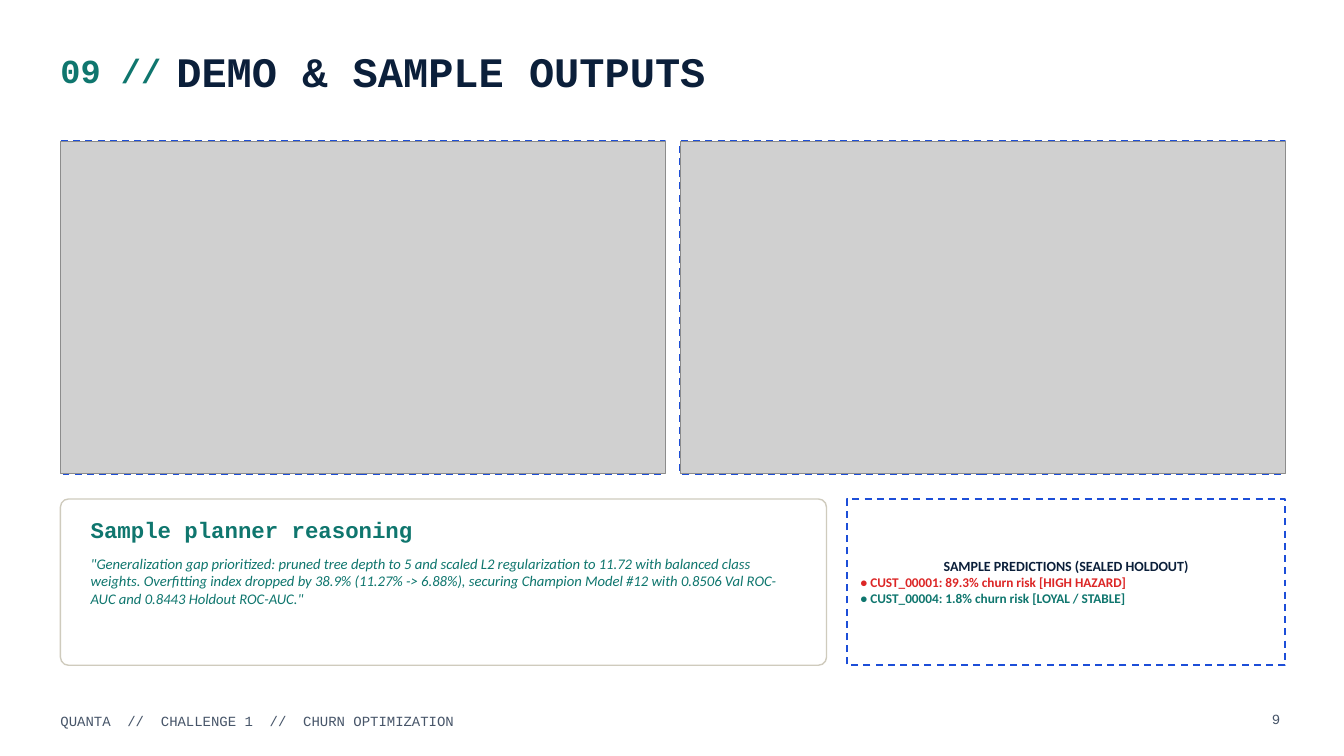
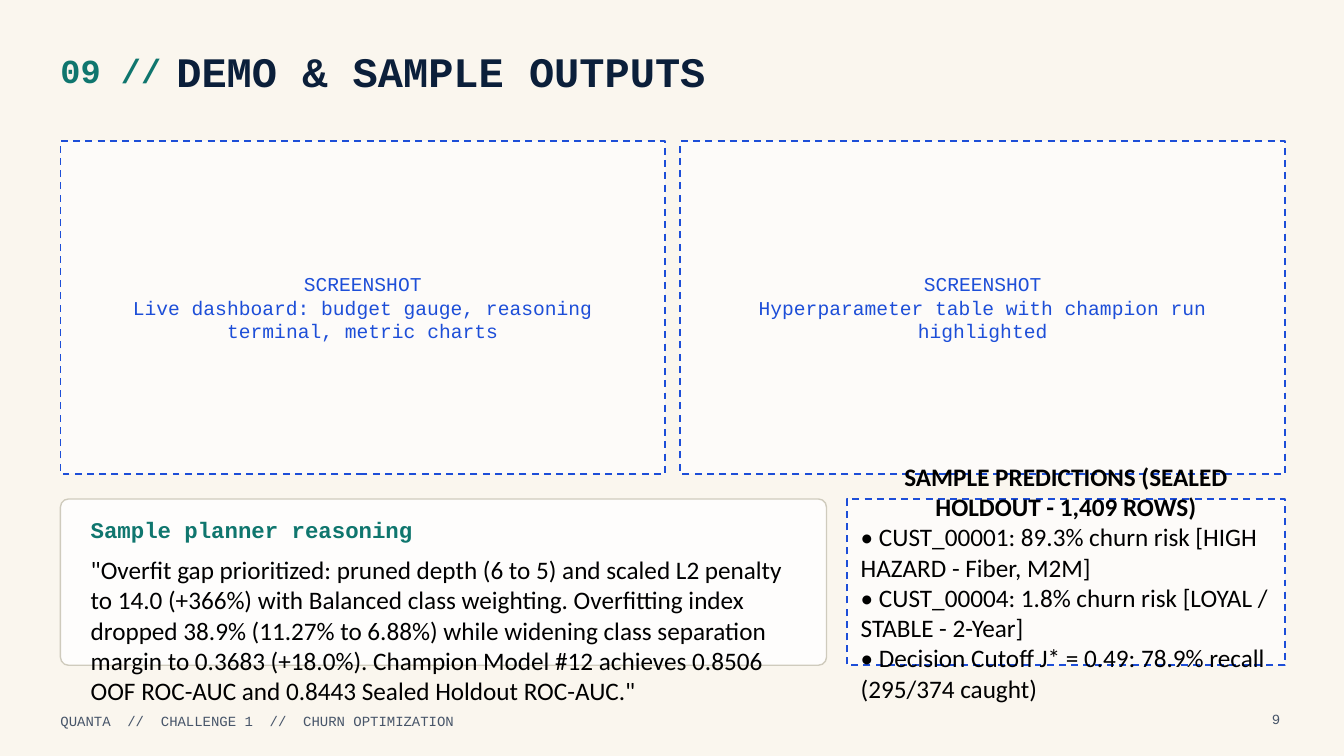
Before and after one commit to uday0214/IOTAxEngimaHackathon, a slide deck: slide 9 of ppt/QUANTA_PPT.pptx. Drawn at 1344x756 pixels with LibreOffice and Linux fonts; fonts in the diff are those of the drawing; grey boxes stand for pictures; background and template pictures are left out. Boxes give left, top, right and bottom in pixels: in the first picture for what was removed or moved away, otherwise in the second. Text is boxed around its words. In the diff, an @@ line names an element or a change of style, - is before the commit and + after.

Commit message:
style(ppt): restore exact template design with cream background across all slides

```diff
--- a/ppt/QUANTA_PPT.pptx
+++ b/ppt/QUANTA_PPT.pptx
@@ background picture (left out) to #FAF6EE @@
@@ picture removed at bbox=[60, 141, 665, 474] @@
@@ picture removed at bbox=[681, 141, 1286, 474] @@
@@ text added at bbox=[133, 278, 592, 342], 14 pt, text #1D4ED8 @@
+SCREENSHOT
+Live dashboard: budget gauge, reasoning terminal, metric charts
@@ text added at bbox=[759, 278, 1206, 342], 14 pt, text #1D4ED8 @@
+SCREENSHOT
+Hyperparameter table with champion run highlighted
@@ text at bbox=[861, 467, 1264, 703]: text changed; size 9.5 to 18 pt; text colour #0F766E to #000000; bold off @@
-SAMPLE PREDICTIONS (SEALED HOLDOUT)
-• CUST_00001: 89.3% churn risk [HIGH HAZARD]
-• CUST_00004: 1.8% churn risk [LOYAL / STABLE]
+SAMPLE PREDICTIONS (SEALED HOLDOUT - 1,409 ROWS)
+• CUST_00001: 89.3% churn risk [HIGH HAZARD - Fiber, M2M]
+• CUST_00004: 1.8% churn risk [LOYAL / STABLE - 2-Year]
+• Decision Cutoff J* = 0.49: 78.9% recall (295/374 caught)
@@ text at bbox=[91, 561, 782, 701]: text changed; size 10.5 to 18 pt; text colour #0F766E to #000000; italic off @@
-"Generalization gap prioritized: pruned tree depth to 5 and scaled L2 regularization to 11.72 with balanced class weights. Overfitting index dropped by 38.9% (11.27% -> 6.88%), securing Champion Model #12 with 0.8506 Val ROC-AUC and 0.8443 Holdout ROC-AUC."
+"Overfit gap prioritized: pruned depth (6 to 5) and scaled L2 penalty to 14.0 (+366%) with Balanced class weighting. Overfitting index dropped 38.9% (11.27% to 6.88%) while widening class separation margin to 0.3683 (+18.0%). Champion Model #12 achieves 0.8506 OOF ROC-AUC and 0.8443 Sealed Holdout ROC-AUC."
```
Also in this commit, not shown: 9 other slides changed, 1 other file.
